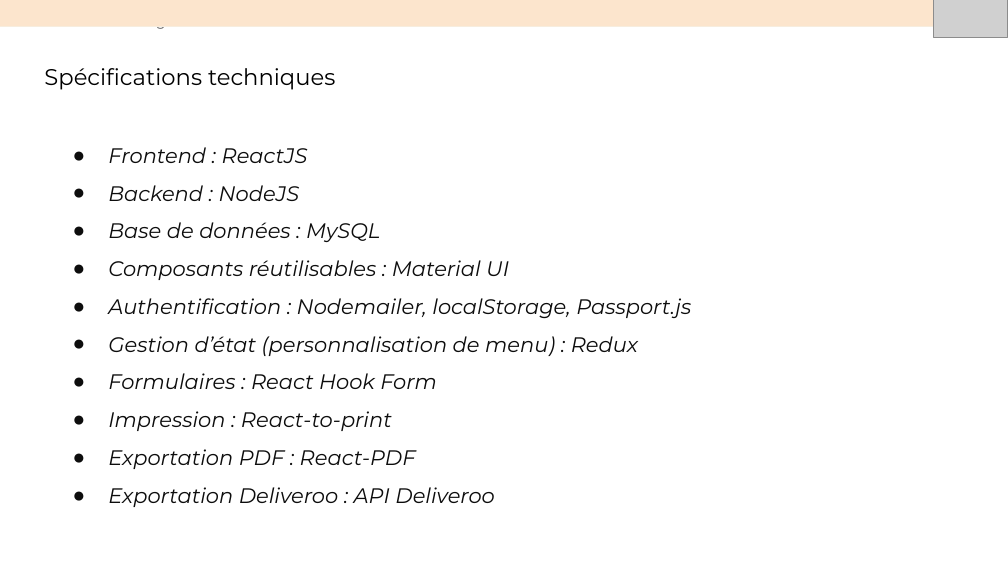
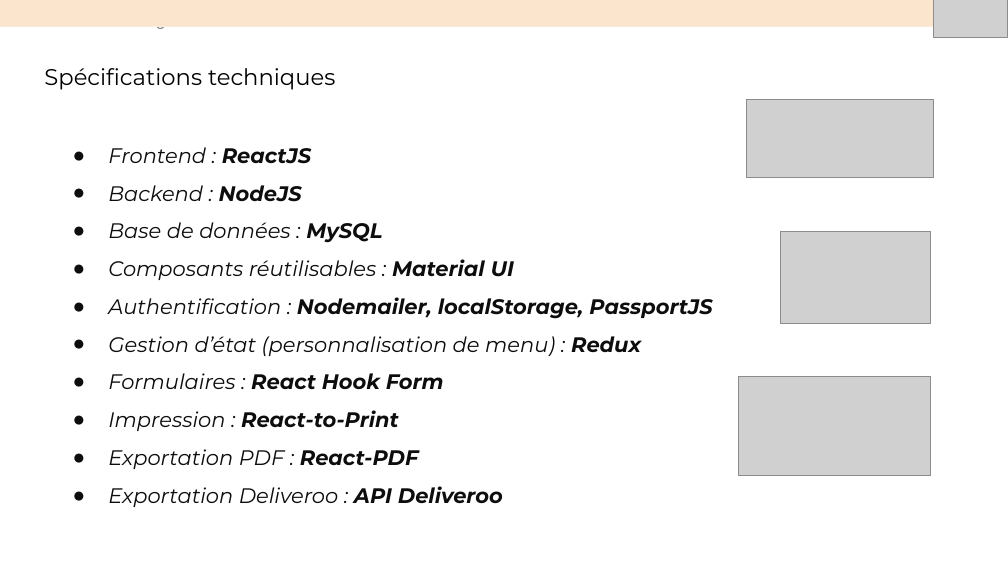
Before and after one commit to sunny-biard/MenuMaker, a slide deck: slide 13 of BIARD_Sunny_4_presentation_052024.pptx. Drawn at 1008x567 pixels with LibreOffice and Linux fonts; fonts in the diff are those of the drawing; grey boxes stand for pictures. Boxes give left, top, right and bottom in pixels: in the first picture for what was removed or moved away, otherwise in the second. Text is boxed around its words. In the diff, an @@ line names an element or a change of style, - is before the commit and + after.

```diff
--- a/BIARD_Sunny_4_presentation_052024.pptx
+++ b/BIARD_Sunny_4_presentation_052024.pptx
@@ picture added at [746, 100, 933, 178] @@
@@ text at [108, 147, 641, 507]: bold on in "ReactJS", "NodeJS", "MySQL", "Material UI" and 4 more places @@
@@ picture added at [781, 232, 931, 324] @@
@@ text at [108, 297, 712, 319]: text changed; bold on @@
-● Authentification : Nodemailer, localStorage, Passport.js
+● Authentification : Nodemailer, localStorage, PassportJS
@@ picture added at [739, 376, 931, 476] @@
@@ text at [108, 410, 399, 431]: text changed; bold on @@
-● Impression : React-to-print
+● Impression : React-to-Print
```
Also in this commit, not shown: 7 other slides changed, 3 slides added, 5 other files.
